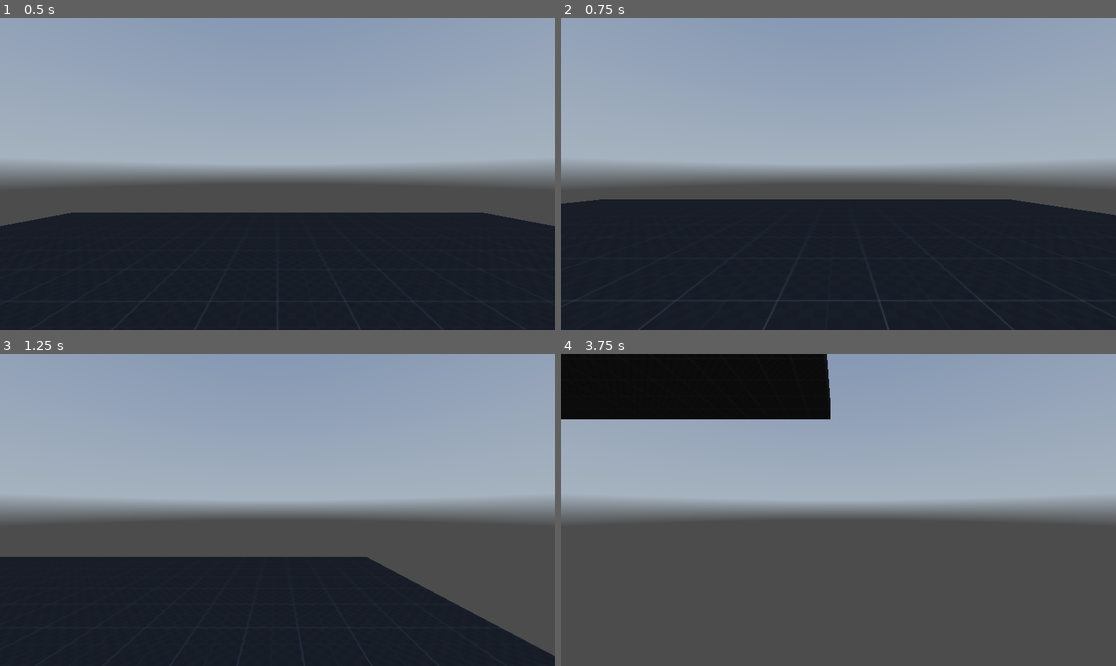
Above: before the commit, frames 1-4 (two rows, left to right).
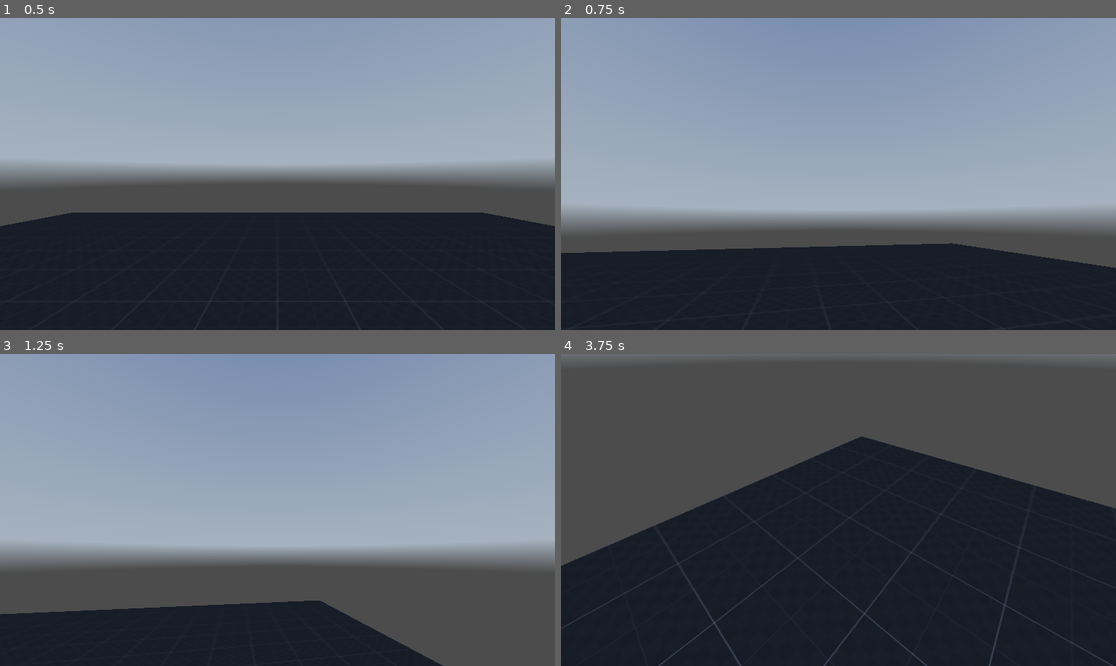
Above: after the commit, the same moments.

Repository: pavvevo/Salt-1-2
Game: Godot game, scene res://main.tscn
The game is run twice, just before and just after one commit, with the same random seed, the same clock (stepped at 60 frames per second) and the same inputs. A sky picture missing from this copy of the repository is replaced by a grey-blue gradient.
Inputs (mouse positions are in pixels of both pictures, inside the frame that each line leads up to):
- Up to frame 1 (0.5 s): no input
- Up to frame 2 (0.75 s): tap Enter (ui_accept) at 0.5 s; move the mouse to (960, 158) at 0.52 s; hold D (right) from 0.53 s (still down); hold Shift (sprint) from 0.53 s (still down)
- Up to frame 3 (1.25 s): keep holding D (right); keep holding Shift (sprint); tap Enter (ui_accept) at 0.77 s
- Up to frame 4 (3.75 s): move the mouse to (727, 525) at 1.27 s; release D (right) at 1.28 s; release Shift (sprint) at 1.28 s; hold S (backward) 1.28-2.03 s; tap Shift (sprint) at 1.35, 2.85 s; tap Enter (ui_accept) at 1.52, 3.02 s; move the mouse to (894, 441) at 2.02 s; hold D (right) 2.03-2.78 s; hold Shift (sprint) 2.03-2.78 s; move the mouse to (810, 572) at 2.77 s; hold W (forward) 2.78-3.53 s; move the mouse to (1005, 556) at 3.52 s; hold A (left) from 3.53 s (still down); hold Shift (sprint) from 3.53 s (still down)

Frame 1 is identical in both runs. In frame 2, 27% of the frame differs, in the area x 0-100%, y 47-100%; in frame 3, 34%; in frame 4, 98%, in the area x 0-100%, y 0-100%.

Commit message:
walk and look reak

Diff:
--- a/scripts/player.gd
+++ b/scripts/player.gd
@@ -1,5 +1,6 @@
 extends CharacterBody3D
 
+@onready var head = $head
 
 var current_speed = 5.0
 
@@ -9,10 +10,17 @@
 
 const jump_vel = 4.5
 
+const mouse_sens = 0.4
 # Get the gravity from the project settings to be synced with RigidBody nodes.
 var gravity = ProjectSettings.get_setting("physics/3d/default_gravity")
 
+func _ready():
+	Input.set_mouse_mode(Input.MOUSE_MODE_CAPTURED)
 
+func _input(event):
+	if event is InputEventMouseMotion:
+		rotate_y(deg_to_rad(-event.relative.x * mouse_sens))
+		head.rotate_x(deg_to_rad(-event.relative.y * mouse_sens))
 func _physics_process(delta):
 
 	if Input.is_action_pressed("sprint"):
